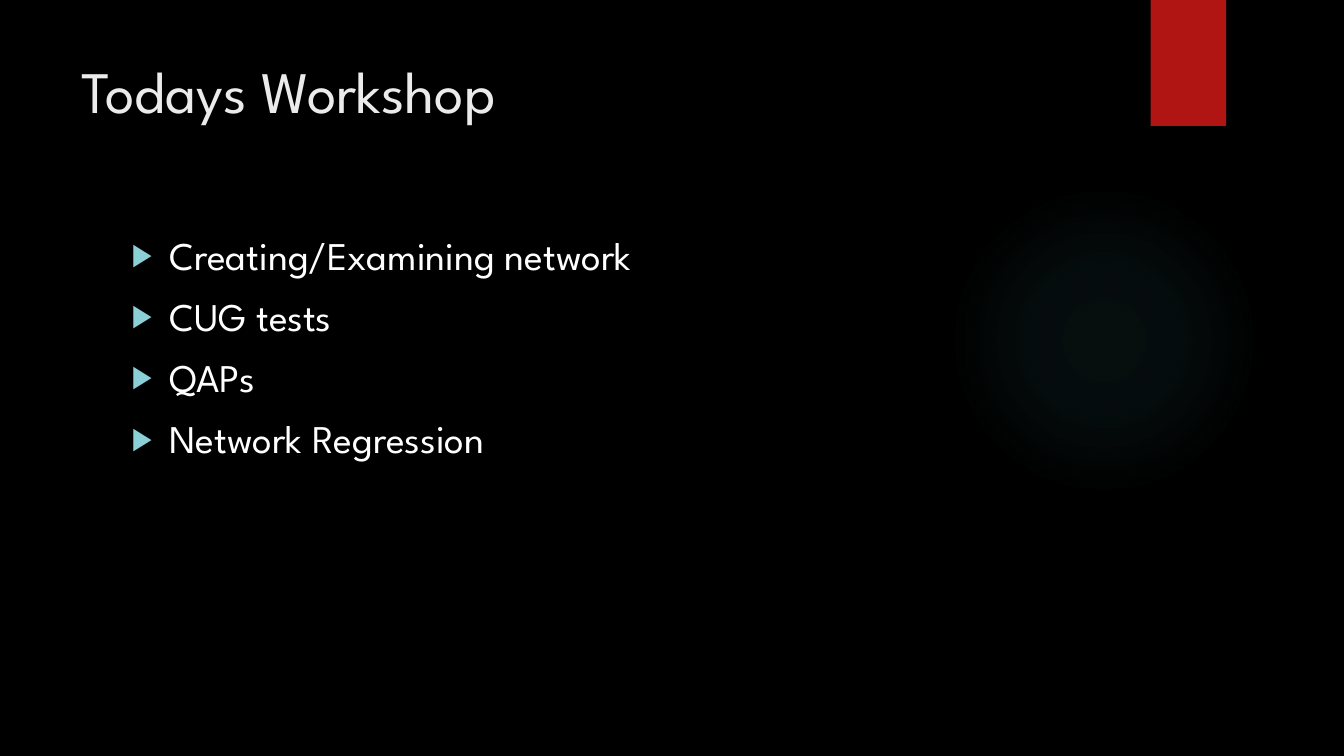
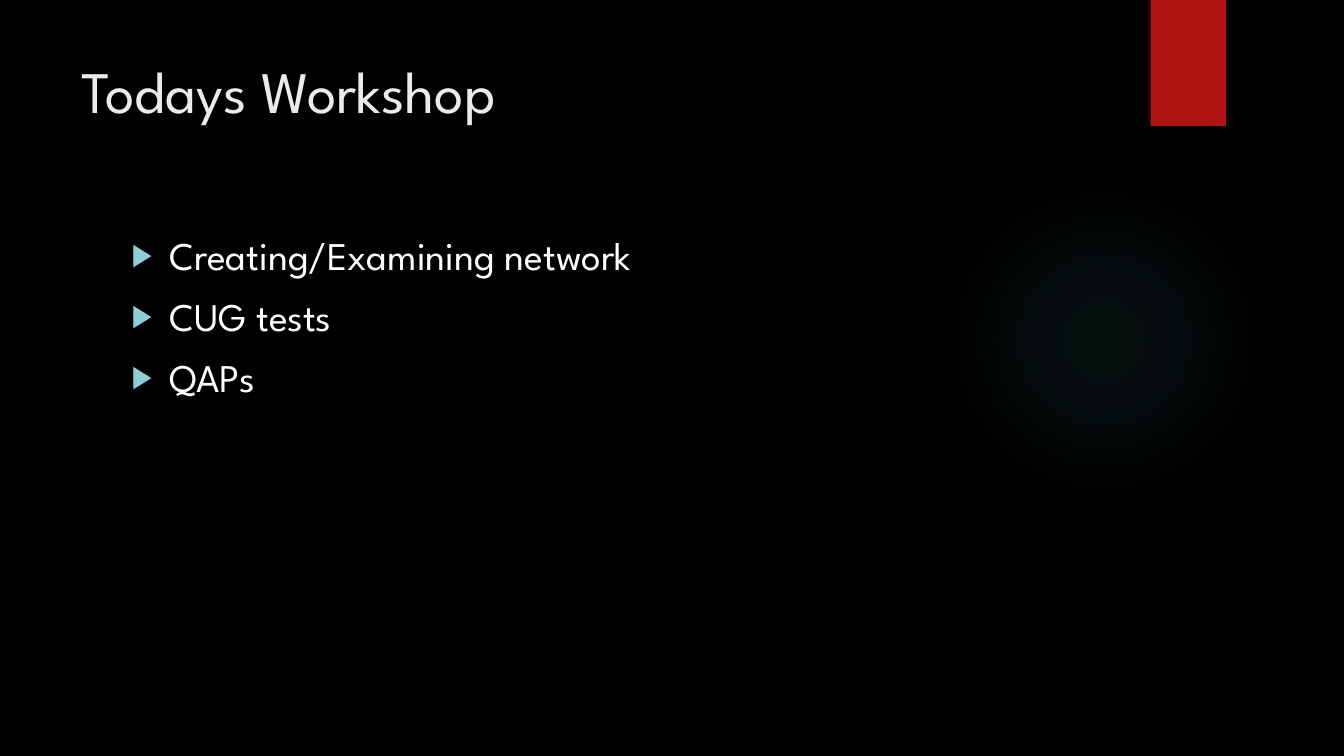
Before and after one commit to dwallc/Workshops, a slide deck: slide 4 of R/Advanced Network Analysis Using R/Advanced Network Analysis using R.pptx. Drawn at 1344x756 pixels with LibreOffice and Linux fonts; fonts in the diff are those of the drawing; background and template pictures are left out. Boxes give left, top, right and bottom in pixels: in the first picture for what was removed or moved away, otherwise in the second. Text is boxed around its words. In the diff, an @@ line names an element or a change of style, - is before the commit and + after.

```diff
--- a/R/Advanced Network Analysis Using R/Advanced Network Analysis using R.pptx
+++ b/R/Advanced Network Analysis Using R/Advanced Network Analysis using R.pptx
@@ text at <box>170,426,484,462</box>: paragraph removed @@
-▶ Network Regression
```
Also in this commit, not shown: 2 other slides changed, 1 slide removed, 1 other file.
